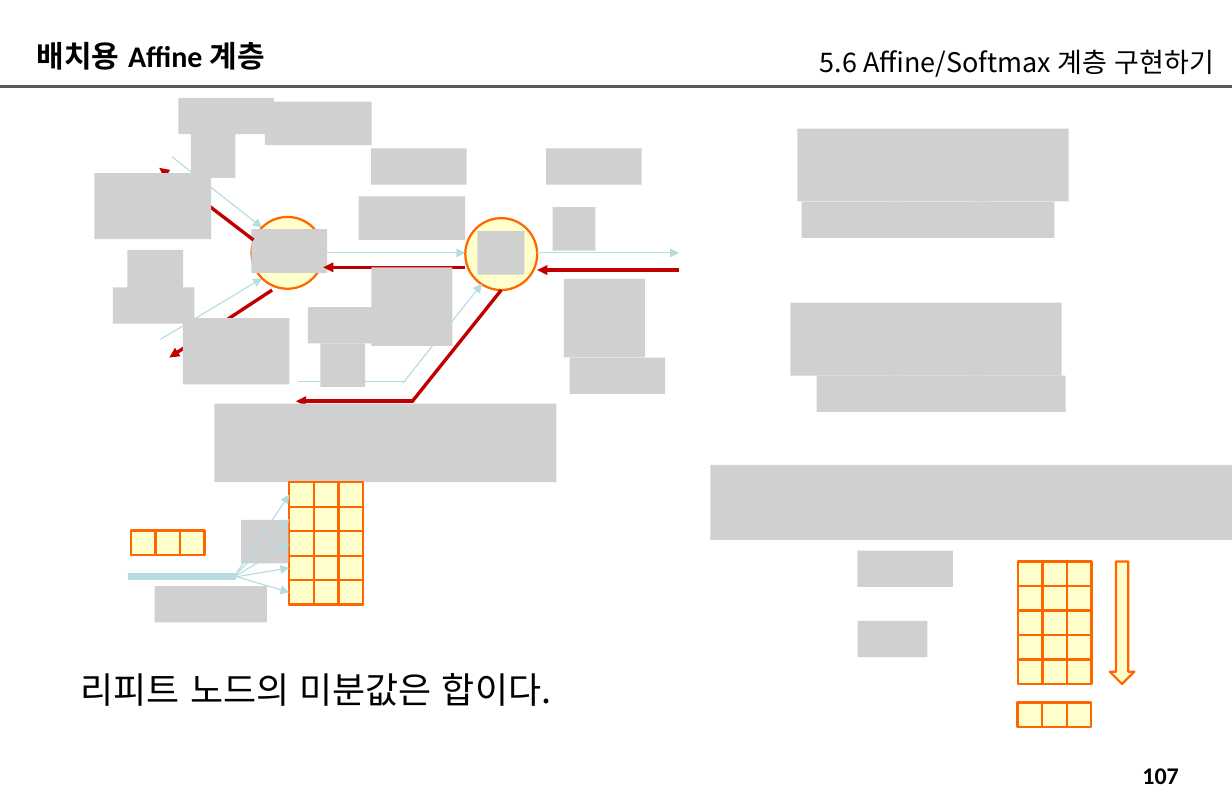
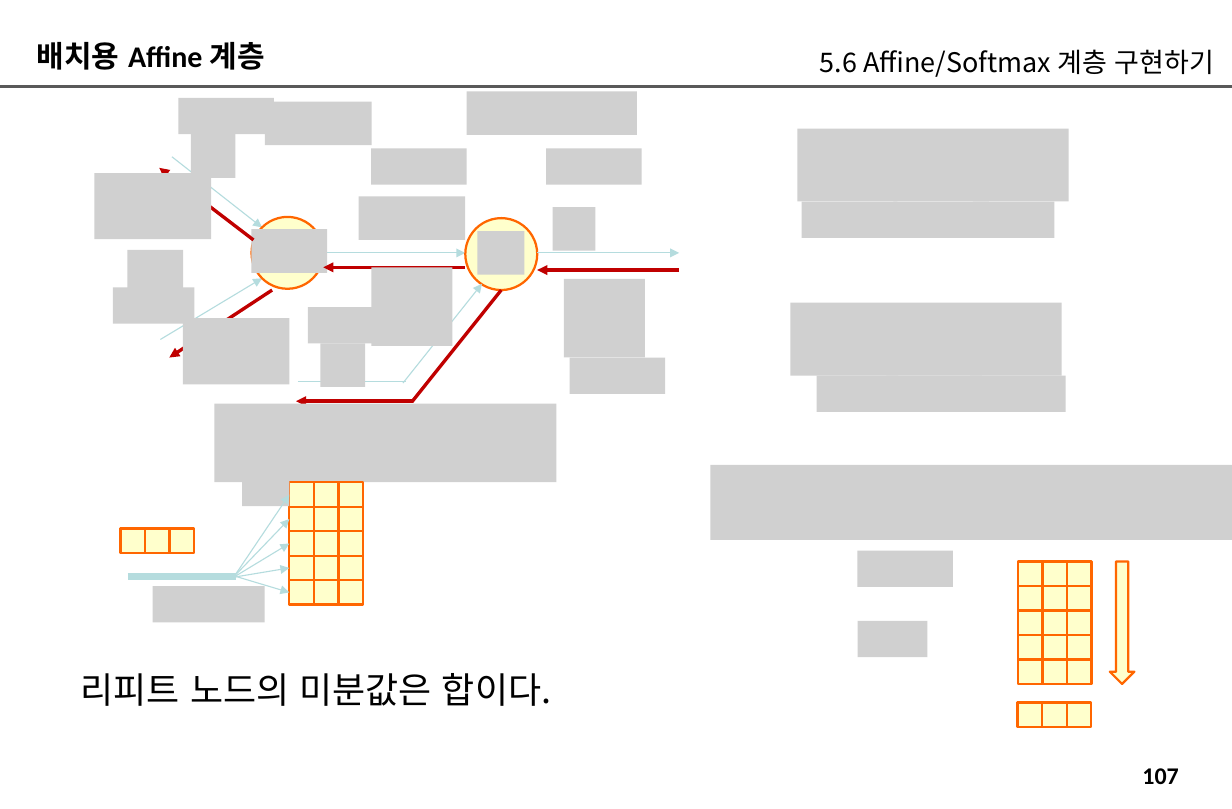
Before and after one commit to imguru-mooc/deep_learning_nlp, a slide deck: slide 107 of 인공지능_자연어처리_2_판서.pptx. Drawn at 1232x809 pixels with LibreOffice and Linux fonts; fonts in the diff are those of the drawing; grey boxes stand for pictures. Boxes give left, top, right and bottom in pixels: in the first picture for what was removed or moved away, otherwise in the second. Text is boxed around its words. In the diff, an @@ line names an element or a change of style, - is before the commit and + after.

```diff
--- a/인공지능_자연어처리_2_판서.pptx
+++ b/인공지능_자연어처리_2_판서.pptx
@@ picture added at (x1=467, y1=92, x2=638, y2=135) @@
@@ picture added at (x1=242, y1=463, x2=289, y2=506) @@
@@ 3 rectangles moved together from (x1=131, y1=531, x2=205, y2=556) to (x1=121, y1=529, x2=194, y2=553) @@
@@ picture removed at (x1=242, y1=520, x2=289, y2=563) @@
```
Also in this commit, not shown: 19 other slides changed, 1 slide removed.
